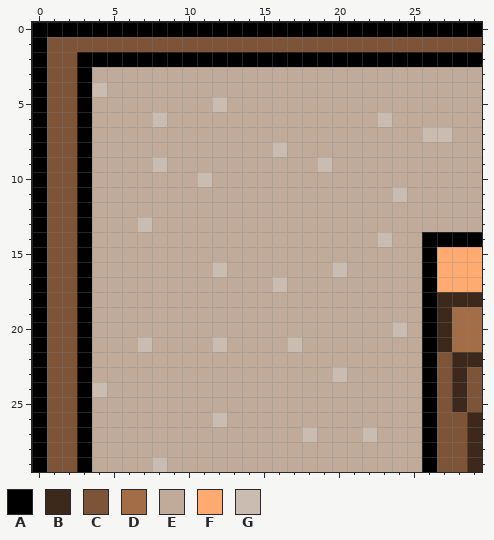
A pixel-art sprite gets an edit: img/BrickWallIntersect.png. This is how it looked before the edit.
The file is 30x30 pixels.
Palette (. is transparent): A #000000  B #3d291b  C #7d5437  D #a36d48  E #c0ab9a  F #ffaa70  G #cabcb1
Pixels before, first column x 0:
 0 AAAAAAAAAAAAAAAAAAAAAAAAAAAAAA
 1 ACCCCCCCCCCCCCCCCCCCCCCCCCCCCC
 2 ACCAAAAAAAAAAAAAAAAAAAAAAAAAAA
 3 ACCAEEEEEEEEEEEEEEEEEEEEEEEEEE
 4 ACCAGEEEEEEEEEEEEEEEEEEEEEEEEE
 5 ACCAEEEEEEEEGEEEEEEEEEEEEEEEEE
 6 ACCAEEEEGEEEEEEEEEEEEEEGEEEEEE
 7 ACCAEEEEEEEEEEEEEEEEEEEEEEGGEE
 8 ACCAEEEEEEEEEEEEGEEEEEEEEEEEEE
 9 ACCAEEEEGEEEEEEEEEEGEEEEEEEEEE
10 ACCAEEEEEEEGEEEEEEEEEEEEEEEEEE
11 ACCAEEEEEEEEEEEEEEEEEEEEGEEEEE
12 ACCAEEEEEEEEEEEEEEEEEEEEEEEEEE
13 ACCAEEEGEEEEEEEEEEEEEEEEEEEEEE
14 ACCAEEEEEEEEEEEEEEEEEEEGEEAAAA
15 ACCAEEEEEEEEEEEEEEEEEEEEEEAFFF
16 ACCAEEEEEEEEGEEEEEEEGEEEEEAFFF
17 ACCAEEEEEEEEEEEEGEEEEEEEEEAFFF
18 ACCAEEEEEEEEEEEEEEEEEEEEEEABBB
19 ACCAEEEEEEEEEEEEEEEEEEEEEEABDD
20 ACCAEEEEEEEEEEEEEEEEEEEEGEABDD
21 ACCAEEEGEEEEGEEEEGEEEEEEEEABDD
22 ACCAEEEEEEEEEEEEEEEEEEEEEEACBB
23 ACCAEEEEEEEEEEEEEEEEGEEEEEACBC
24 ACCAGEEEEEEEEEEEEEEEEEEEEEACBC
25 ACCAEEEEEEEEEEEEEEEEEEEEEEACBC
26 ACCAEEEEEEEEGEEEEEEEEEEEEEACCB
27 ACCAEEEEEEEEEEEEEEGEEEGEEEACCB
28 ACCAEEEEEEEEEEEEEEEEEEEEEEACCB
29 ACCAEEEEGEEEEEEEEEEEEEEEEEACCB
After:
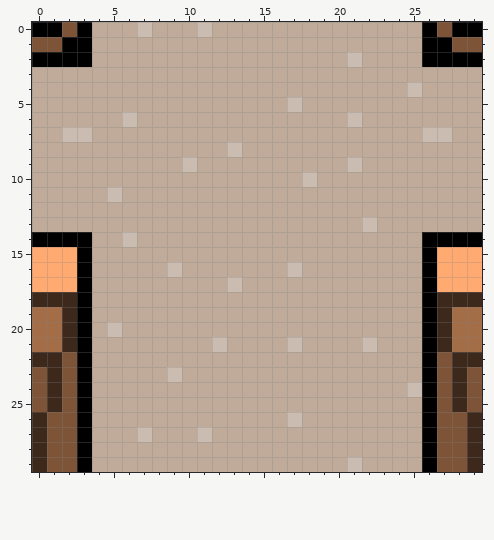
What changed:
The author changed colour C to colour A in row 1 at x 2 to 3 and 26 to 27; in row 2 at x 1 to 2; in row 14 at x 1 to 2.
The author changed colour A to colour B in row 18 at x 0; in row 22 at x 0; in rows 26 to 29 at x 0.
The author changed colour C to colour B in row 18 at x 1 to 2; in rows 19 to 21 at x 2; in rows 22 to 25 at x 1.
The author changed colour A to colour C in row 0 at x 2 and 27; in row 1 at x 0; in rows 23 to 25 at x 0.
The author changed colour A to colour D in rows 19 to 21 at x 0.
The author changed colour C to colour D in rows 19 to 21 at x 1.
The author changed colour A to colour E in row 0 at x 4 to 6, 8 to 10 and 12 to 25; in row 2 at x 4 to 20 and 22 to 25; in rows 3 to 6 at x 0 and 3; in row 7 at x 0; in rows 8 to 13 at x 0 and 3.
The author changed colour C to colour E in row 1 at x 4 to 25; in rows 3 to 6 at x 1 to 2; in row 7 at x 1; in rows 8 to 13 at x 1 to 2.
The author changed colour G to colour E in row 4 at x 4; in row 5 at x 12; in row 6 at x 8 and 23; in row 8 at x 16; in row 9 at x 8 and 19; in row 10 at x 11.
The author changed colour G to colour E in row 11 at x 24; in row 13 at x 7; in row 14 at x 23; in row 16 at x 12 and 20; in row 17 at x 16; in row 20 at x 24.
The author changed colour G to colour E in row 21 at x 7; in row 23 at x 20; in row 24 at x 4; in row 26 at x 12; in row 27 at x 18 and 22; in row 29 at x 8.
The author changed colour A to colour F in rows 15 to 17 at x 0.
The author changed colour C to colour F in rows 15 to 17 at x 1 to 2.
The author changed colour A to colour G in row 0 at x 7 and 11; in row 2 at x 21; in row 7 at x 3.
The author changed colour C to colour G in row 7 at x 2.
The author changed colour E to colour G in row 4 at x 25; in row 5 at x 17; in row 6 at x 6 and 21; in row 8 at x 13; in row 9 at x 10 and 21; in row 10 at x 18.
The author changed colour E to colour G in row 11 at x 5; in row 13 at x 22; in row 14 at x 6; in row 16 at x 9 and 17; in row 17 at x 13; in row 20 at x 5.
The author changed colour E to colour G in row 21 at x 22; in row 23 at x 9; in row 24 at x 25; in row 26 at x 17; in row 27 at x 7 and 11; in row 29 at x 21.
